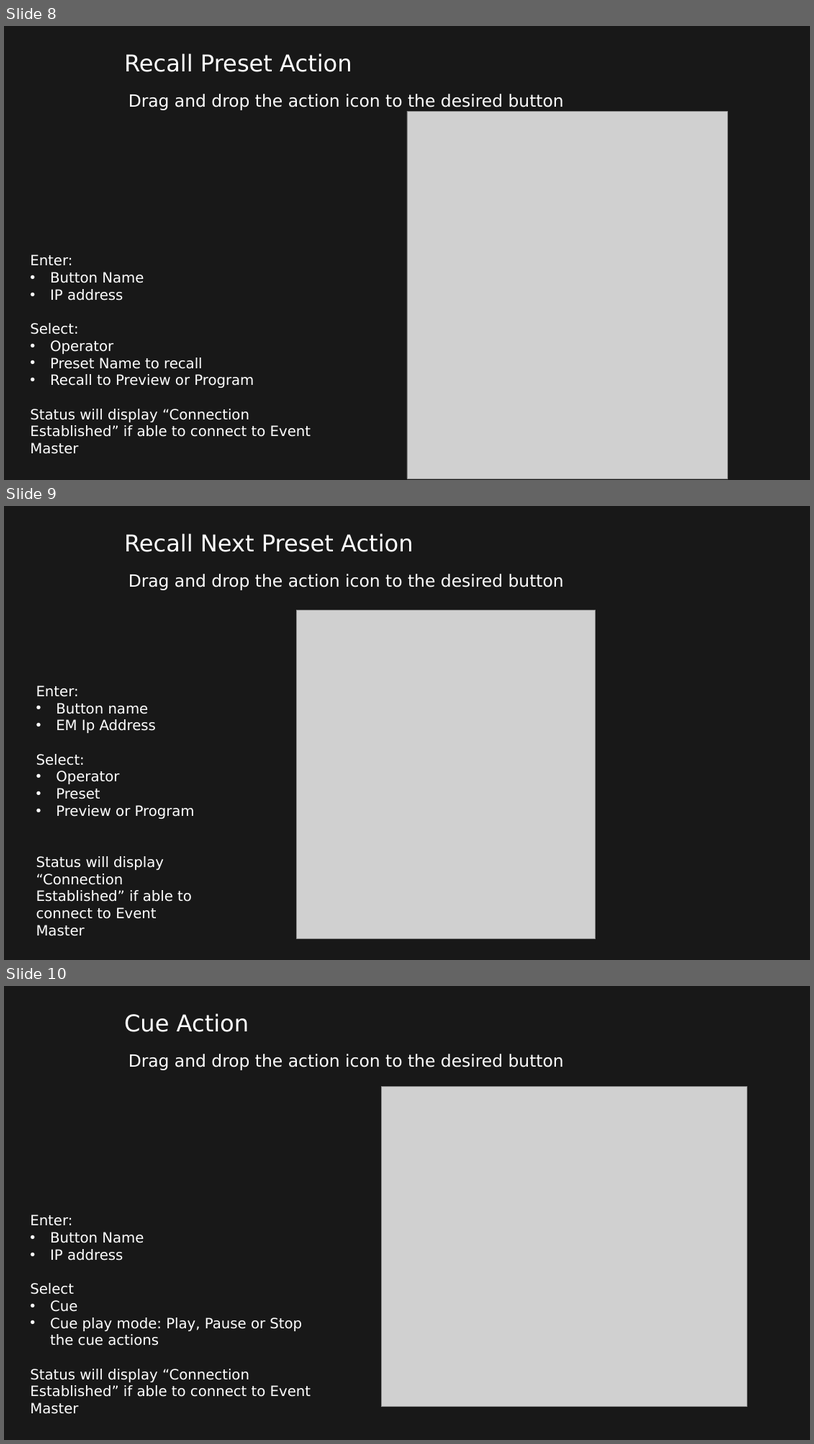
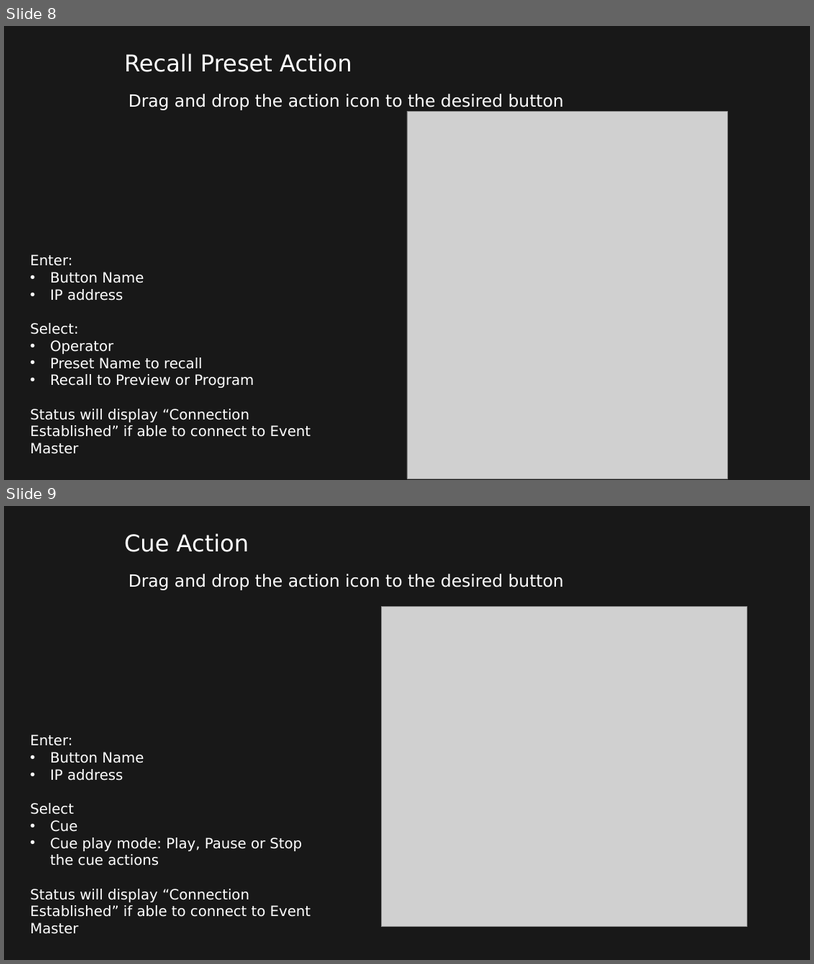
Before and after one commit to robbie78669/streamdeck-eventmaster, a slide deck: Stream Deck for Event Master v3.0.pptx. Shown one above the other, each under a label of ours: slides 8, 9 and 10 before the commit, slides 8 and 9 after it. The pictures are 814x1444 and 814x964 pixels, drawn with LibreOffice and Linux fonts; fonts in the diff are those of the drawing; grey boxes stand for pictures; background and template pictures are left out. Boxes give left, top, right and bottom in pixels: in the first picture for what was removed or moved away, otherwise in the second. Text is boxed around its words. In the diff, an @@ line names an element or a change of style, - is before the commit and + after.

Commit message:
v3.1.0
initial checkin - added recall Source Backup

```diff
--- a/Stream Deck for Event Master v3.0.pptx
+++ b/Stream Deck for Event Master v3.0.pptx
@@ slide 9 removed at [4,506,810,960], background #181818 @@
@@ title removed at [124,533,413,552] @@
-Recall Next Preset Action
@@ text removed at [129,574,564,590] @@
-Drag and drop the action icon to the desired button
@@ picture removed at [297,610,596,938] @@
@@ text removed at [36,685,195,936] @@
-Enter:
-• Button name
-• EM Ip Address
-Select:
-• Operator
-• Preset
-• Preview or Program
-Status will display “Connection Established” if able to connect to Event Master
@@ page number removed at [582,926,770,951] @@
-9
@@ what was slide 10 is now slide 9 @@
```
Also in this commit, not shown: 6 other files.
